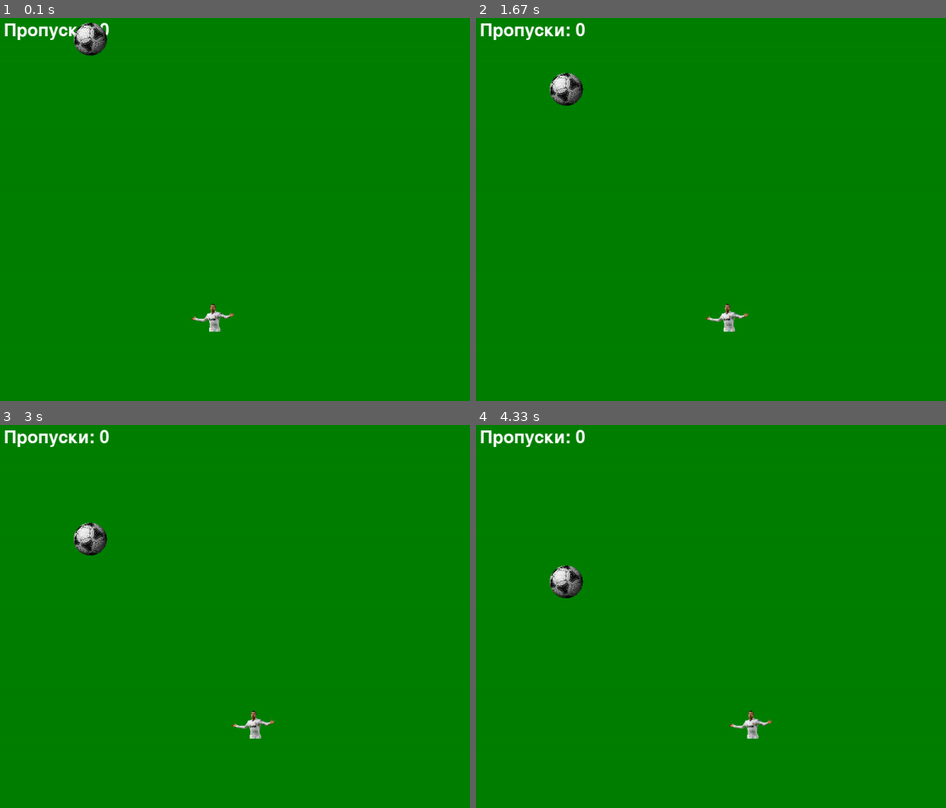
Above: before the commit, frames 1-4 (two rows, left to right).
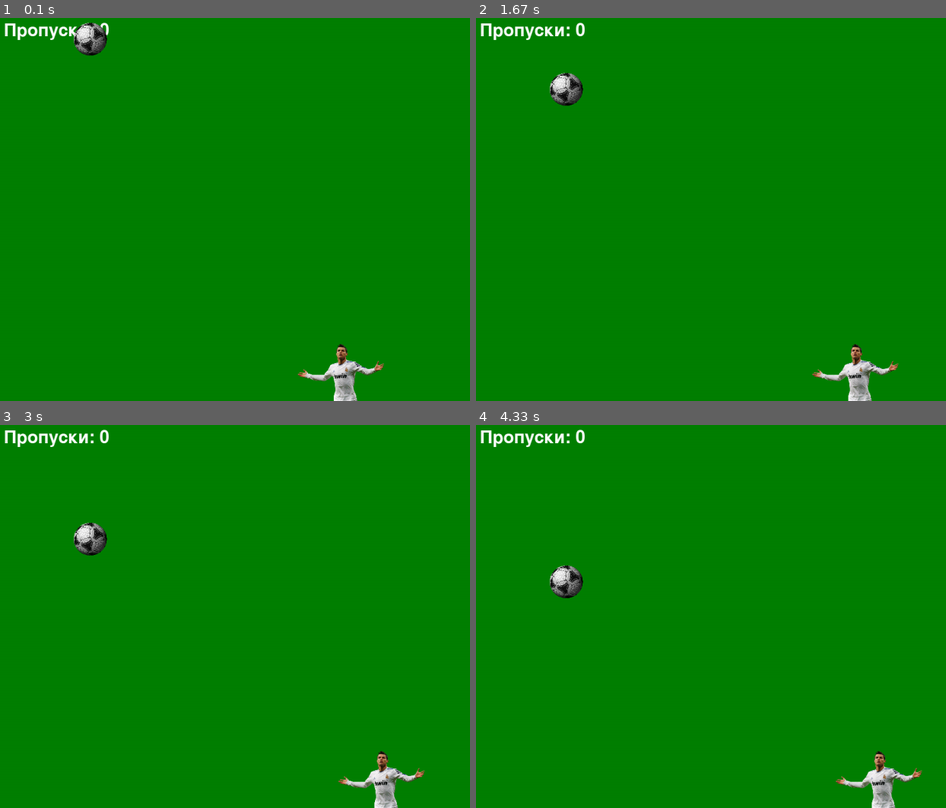
Above: after the commit, the same moments.

Repository: RRedLadeRR/Pygame-practice
Game: pygame game, started from lvl2/5+6.py
Same seed, same stepped clock (60 frames per second), same inputs: the game is played once before the commit and once after it.
Inputs:
- Up to frame 1 (0.1 s): no input
- Up to frame 2 (1.67 s): hold Right 0.33-0.8 s; hold Right 0.83-1.3 s; hold Left from 1.33 s (still down)
- Up to frame 3 (3 s): release Left at 1.87 s; hold Left 1.9-2.3 s; hold Right 2.33-2.97 s
- Up to frame 4 (4.33 s): hold Left 3-3.47 s; hold Right 3.5-3.97 s; hold Right from 4 s (still down)

The runs differ from the first frame. In frame 1, 1.0% of the frame differs, in the area x 40-82%, y 74-100%; in frame 2, 1.0%; in frame 3, 1.0%; in frame 4, 1.0%.

Commit message:
Finished lvl2 1,2,3,4,5,6

Diff:
--- a/lvl2/5+6.py
+++ b/lvl2/5+6.py
@@ -6,8 +6,8 @@
 W = 64
 H = 64
 
-W2 = 110
-H2 = 57.8
+W2 = 220
+H2 = 115.6
 
 pg.init()
 
@@ -21,7 +21,7 @@
 
 # Позиції
 ball_rect = ball.get_rect(topleft=(random.randint(0, 750), 0))
-player_rect = player.get_rect(midbottom=(400, 590))
+player_rect = player.get_rect(midbottom=(640, 720))
 
 # Швидкість руху
 ball_speed = 0.5
@@ -61,7 +61,7 @@
     # Завершення гри після 3 пропусків
     if misses >= 3:
         print("You Lose!")
-        sleep(3)
+        sleep(1)
         sys.exit()
 
     screen.blit(ball, ball_rect)
